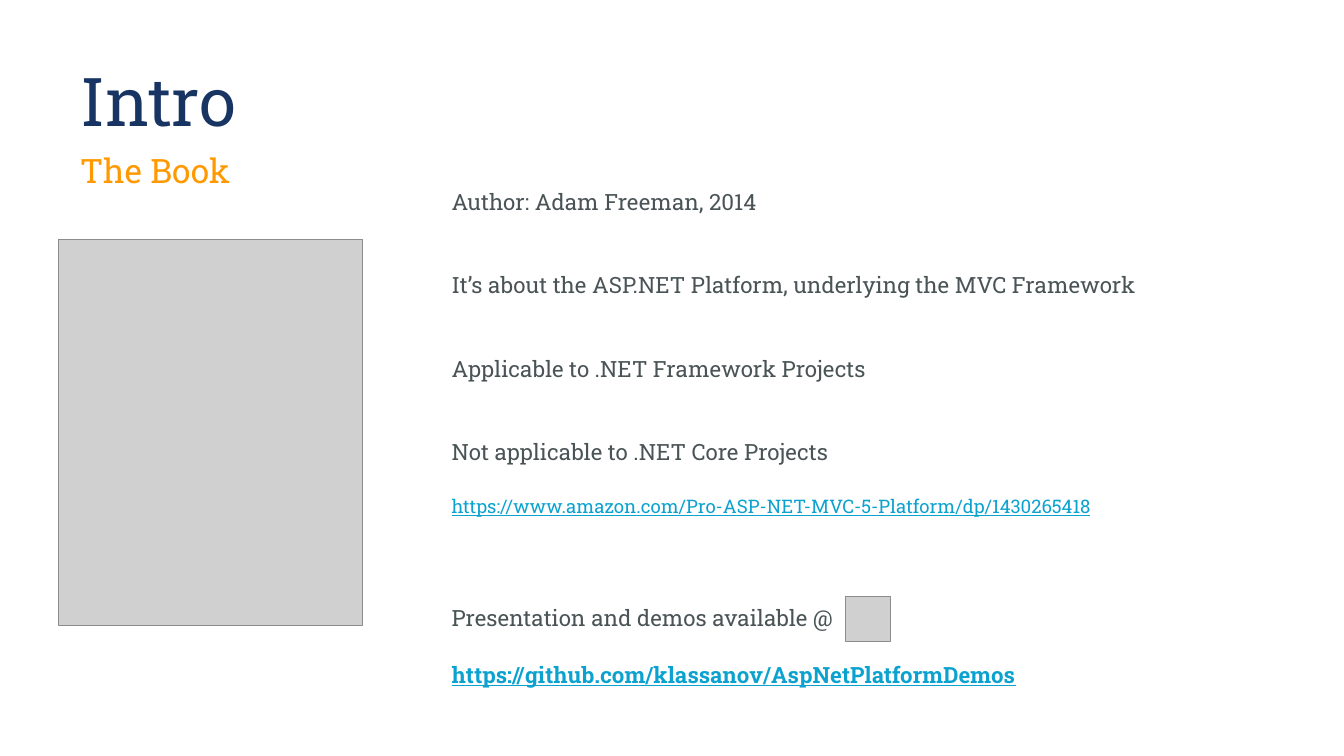
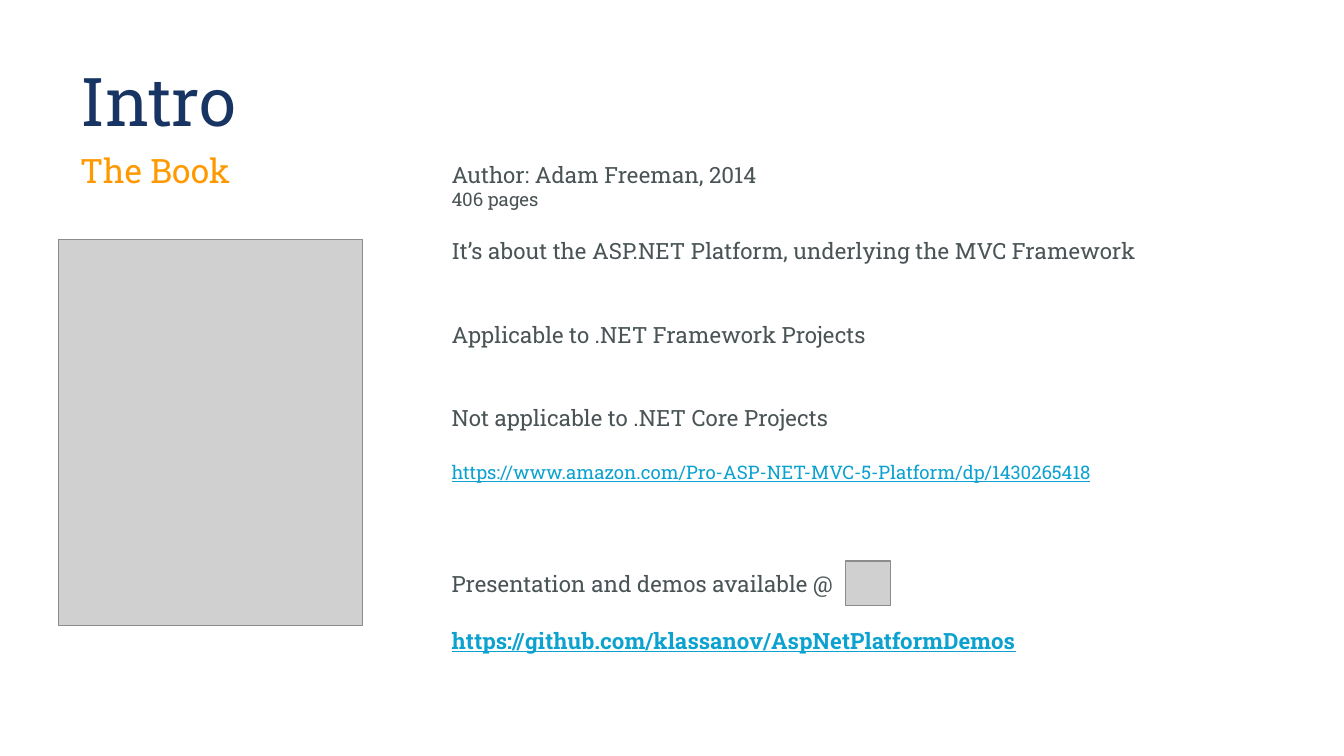
Before and after one commit to klassanov/AspNetPlatformDemos, a slide deck: slide 2 of FourthPresentation.pptx. Drawn at 1344x756 pixels with LibreOffice and Linux fonts; fonts in the diff are those of the drawing; grey boxes stand for pictures; background and template pictures are left out. Boxes give left, top, right and bottom in pixels: in the first picture for what was removed or moved away, otherwise in the second. Text is boxed around its words. In the diff, an @@ line names an element or a change of style, - is before the commit and + after.

Commit message:
Number of pages added to the presentation

```diff
--- a/FourthPresentation.pptx
+++ b/FourthPresentation.pptx
@@ text at [452, 166, 756, 186]: line spacing 2 to 1; less space between paragraphs @@
@@ text at [452, 192, 539, 210]: paragraph added @@
+406 pages
@@ picture: place and size @@
-picture at [845, 597, 890, 641]
+picture at [845, 560, 890, 605]
```
